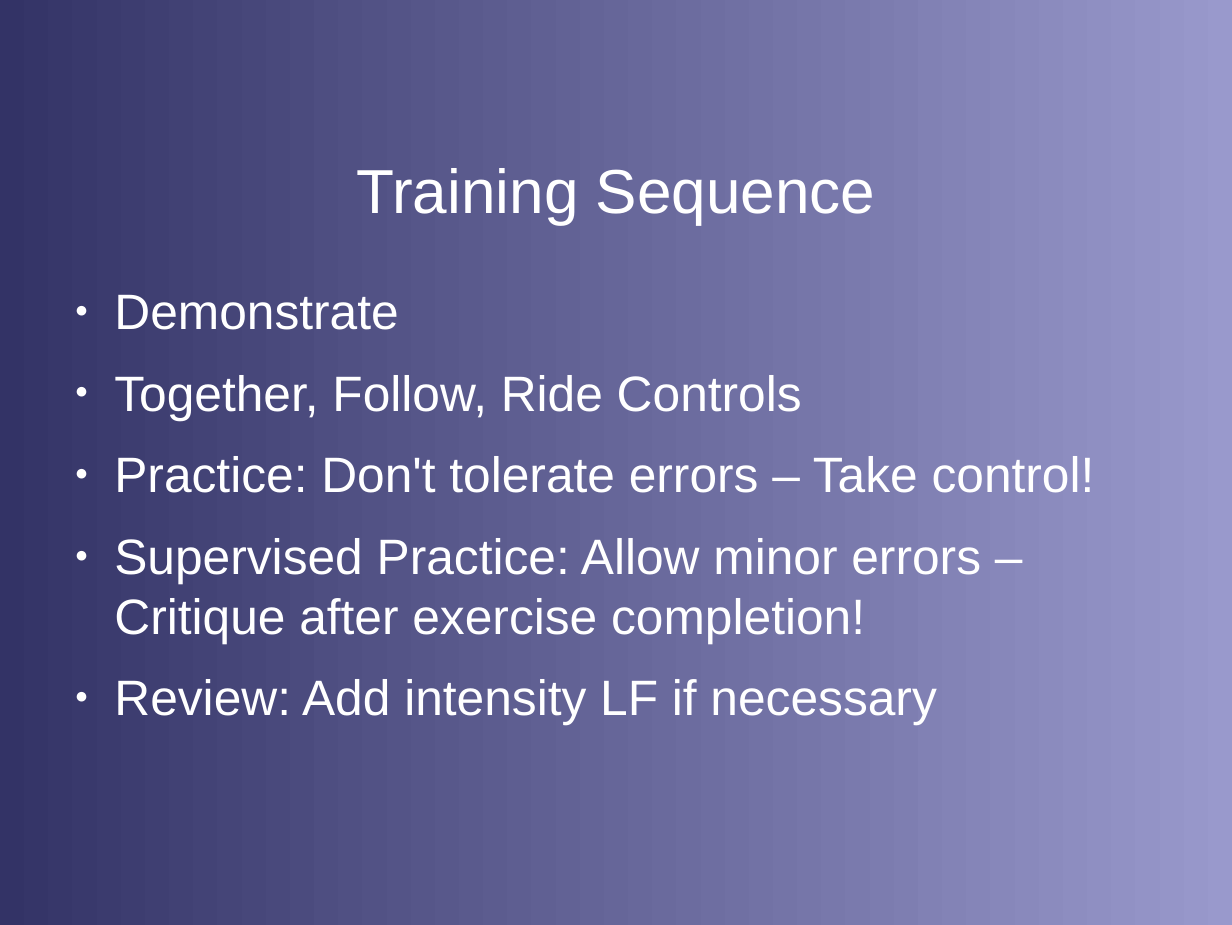
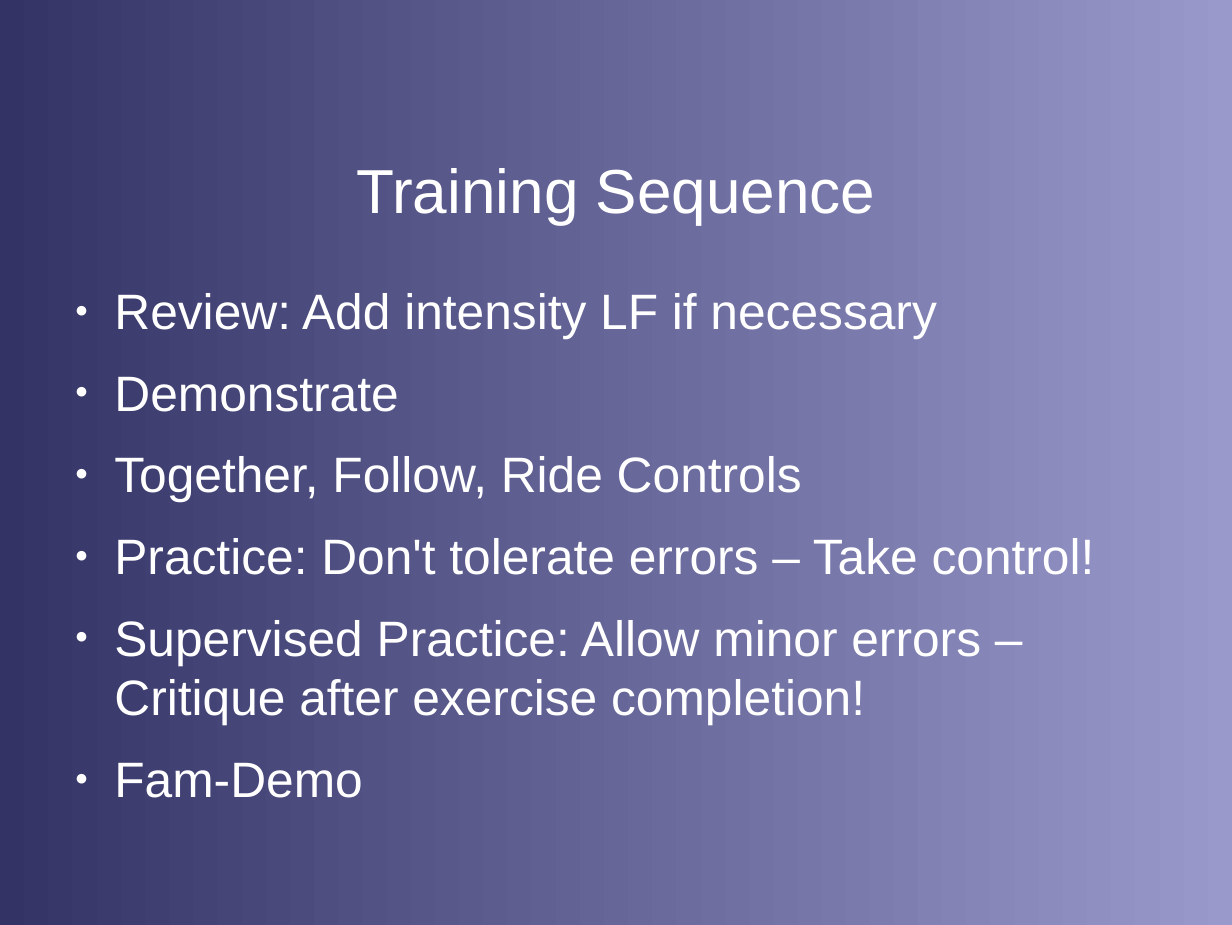
Before and after one commit to stephanheinemann/flight, a slide deck: slide 3 of FI/Introduction/IntroQuestions.odp. Drawn at 1232x925 pixels with LibreOffice and Linux fonts; fonts in the diff are those of the drawing; background and template pictures are left out. Boxes give left, top, right and bottom in pixels: in the first picture for what was removed or moved away, otherwise in the second. Text is boxed around its words. In the diff, an @@ line names an element or a change of style, - is before the commit and + after.

```diff
--- a/FI/Introduction/IntroQuestions.odp
+++ b/FI/Introduction/IntroQuestions.odp
@@ text at <box>114,293,936,338</box>: paragraph added @@
+● Review: Add intensity LF if necessary
@@ text at <box>114,763,362,798</box>: text changed @@
-● Review: Add intensity LF if necessary
+● Fam-Demo
```
Also in this commit, not shown: 1 slide added.
